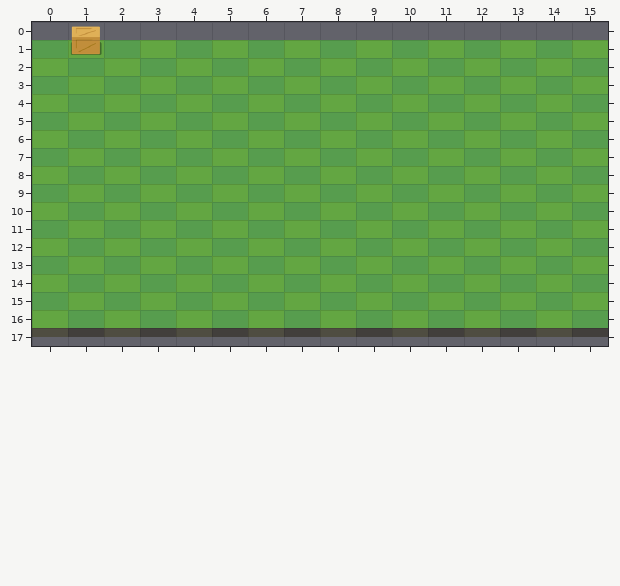
Tiled map (JSON): tilemap/level00.json. The first picture shows the starting point.
Cells are 64x32 px. Shown: x 0..15, y 0..17.
Now the later version:
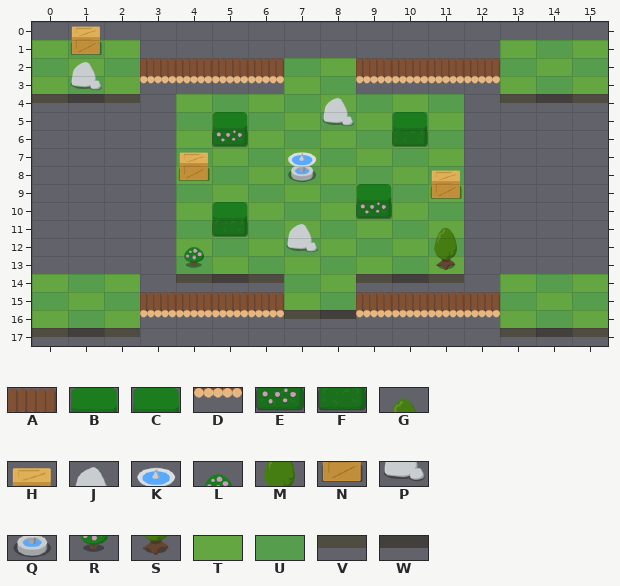
Key: from "stage": A 4, B 5, C 6, D 12, E 13, F 14, G 15, H 16, J 17, K 18, L 19, M 23, N 24, P 25, Q 26, R 27, S 31; from "tileset_base": T 0, U 1, V 2, W 3.
_ is an empty cell.
Changes in this commit:
Layer "base":
The author changed tile T to tile A in row 2 at x 4, 6, 10 and 12; in row 15 at x 3, 5, 9 and 11.
The author changed tile U to tile A in row 2 at x 3, 5, 9 and 11; in row 15 at x 4, 6, 10 and 12.
The author changed tile T to tile D in row 3 at x 3, 5, 9 and 11; in row 16 at x 4, 6, 10 and 12.
The author changed tile U to tile D in row 3 at x 4, 6, 10 and 12; in row 16 at x 3, 5, 9 and 11.
The author changed tile U to tile T in row 2 at x 1.
The author changed tile T to tile U in row 3 at x 1.
The author changed tile T to tile V in row 4 at x 0 and 2; in row 14 at x 4 and 6.
The author changed tile U to tile V in row 4 at x 13 and 15; in row 14 at x 9 and 11; in row 16 at x 7.
The author changed tile T to tile W in row 4 at x 14; in row 14 at x 10; in row 16 at x 8.
The author changed tile U to tile W in row 4 at x 1; in row 14 at x 5.
The edit erases tile T in row 1 at x 3, 5, 7, 9 and 11; in row 4 at x 12; in row 5 at x 1, 3, 13 and 15; in row 6 at x 0, 2, 12 and 14; in row 7 at x 1, 3, 13 and 15; in row 8 at x 0, 2, 12 and 14.
The edit erases tile T in row 9 at x 1, 3, 13 and 15; in row 10 at x 0, 2, 12 and 14; in row 11 at x 1, 3, 13 and 15; in row 12 at x 0, 2, 12 and 14; in row 13 at x 1, 3, 13 and 15; in row 14 at x 12.
The edit erases tile U in row 1 at x 4, 6, 8, 10 and 12; in row 4 at x 3; in row 5 at x 0, 2, 12 and 14; in row 6 at x 1, 3, 13 and 15; in row 7 at x 0, 2, 12 and 14; in row 8 at x 1, 3, 13 and 15.
The edit erases tile U in row 9 at x 0, 2, 12 and 14; in row 10 at x 1, 3, 13 and 15; in row 11 at x 0, 2, 12 and 14; in row 12 at x 1, 3, 13 and 15; in row 13 at x 0, 2, 12 and 14; in row 14 at x 3.
The edit erases tile V in row 17 at x 4, 6, 8, 10 and 12.
The edit erases tile W in row 17 at x 3, 5, 7, 9 and 11.
Layer "top":
Tile B now appears in row 5 at x 5; in row 9 at x 9.
Tile C now appears in row 5 at x 10; in row 10 at x 5.
Tile E now appears in row 6 at x 5; in row 10 at x 9.
Tile F now appears in row 6 at x 10; in row 11 at x 5.
Tile G now appears in row 11 at x 11.
Tile H now appears in row 7 at x 4; in row 8 at x 11.
Tile J now appears in row 2 at x 1; in row 4 at x 8; in row 11 at x 7.
Tile K now appears in row 7 at x 7.
Tile L now appears in row 12 at x 4.
Tile M now appears in row 12 at x 11.
Tile N now appears in row 8 at x 4; in row 9 at x 11.
Tile P now appears in row 3 at x 1; in row 5 at x 8; in row 12 at x 7.
Tile Q now appears in row 8 at x 7.
Tile R now appears in row 13 at x 4.
Tile S now appears in row 13 at x 11.
Changed places in both pictures, as pixel boxes (x1, y1, x2, y2):
changed: (32, 40, 608, 337)
